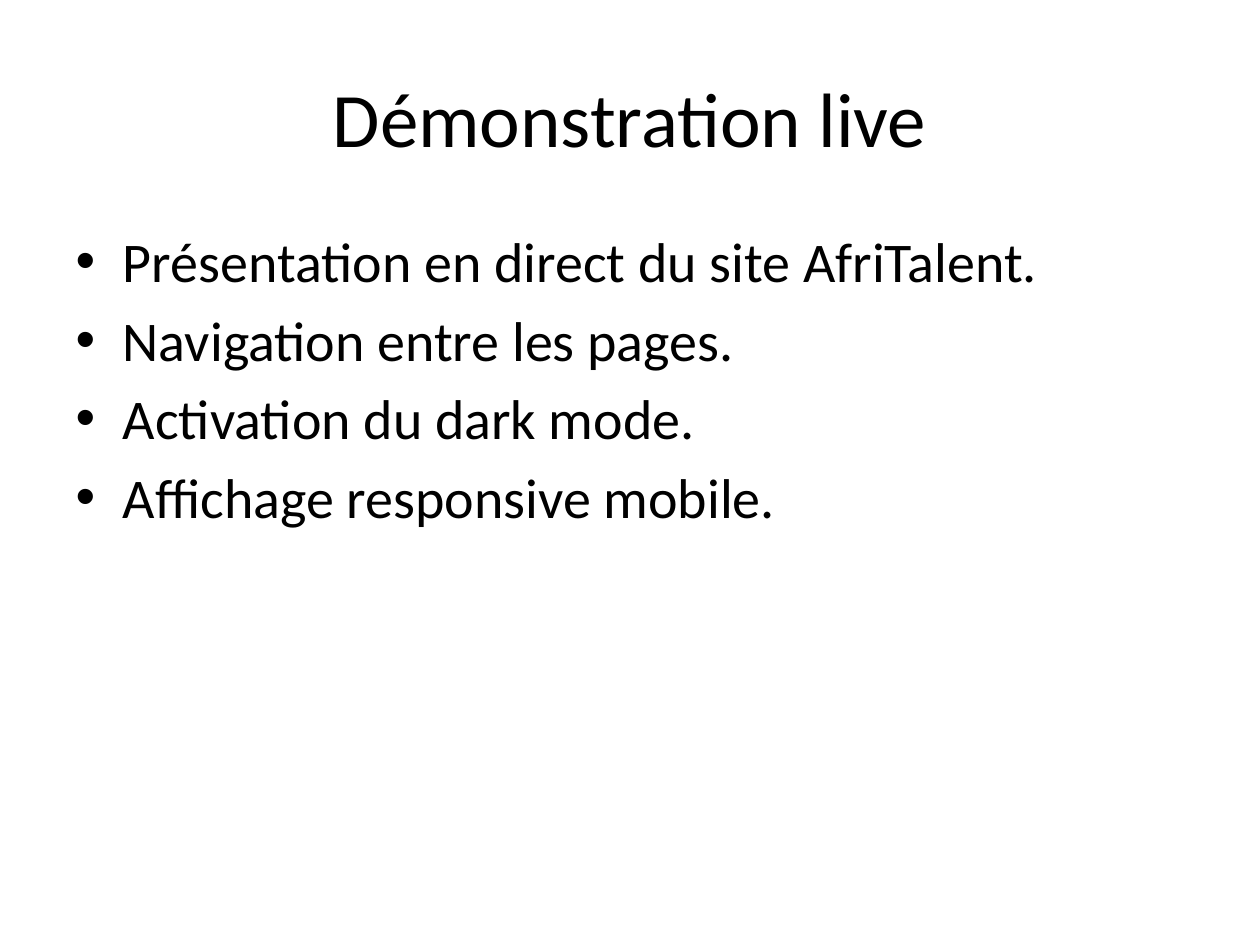
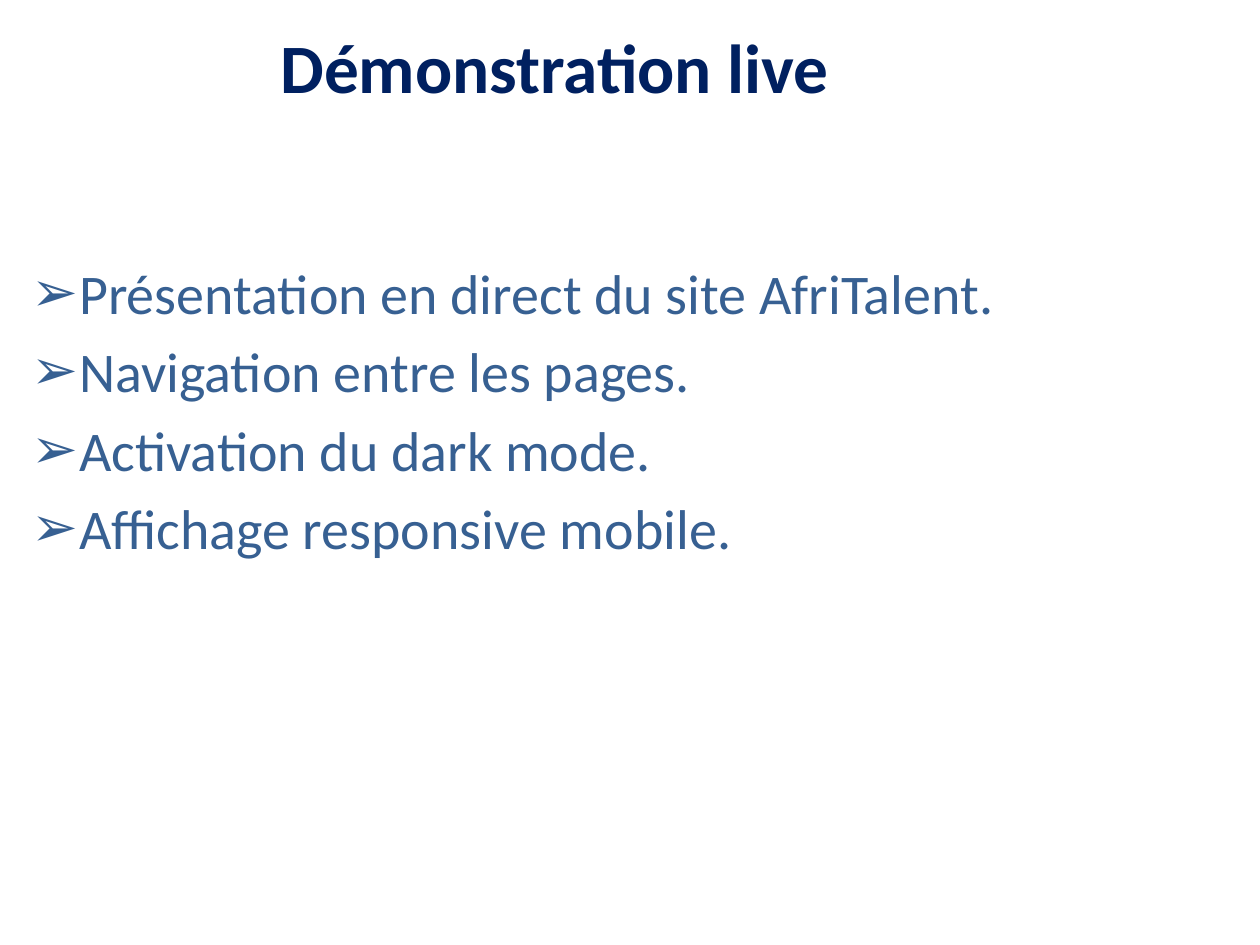
Before and after one commit to sophiesticated221/TIMERA-OUMOULKHAIRI-AfriTalent, a slide deck: slide 13 of docs/TIMERA_OUMOULKHAIRI_Presentation.pptx. Drawn at 1260x945 pixels with LibreOffice and Linux fonts; fonts in the diff are those of the drawing. Boxes give left, top, right and bottom in pixels: in the first picture for what was removed or moved away, otherwise in the second. Text is boxed around its words. In the diff, an @@ line names an element or a change of style, - is before the commit and + after.

```diff
--- a/docs/TIMERA_OUMOULKHAIRI_Presentation.pptx
+++ b/docs/TIMERA_OUMOULKHAIRI_Presentation.pptx
@@ title "Démonstration live": place and size @@
-title "Démonstration live" at (333,93,927,148)
+title "Démonstration live" at (280,44,829,94)
@@ title "Démonstration live" at (280,44,829,94): size 44 to 39.6 pt, text colour #000000 to #002060, bold on @@
@@ text "Présentation en direct du site ...": place and size @@
-text "Présentation en direct du site ..." at (123,243,1037,528)
+text "Présentation en direct du site ..." at (79,275,993,559)
@@ text "Présentation en direct du site ..." at (79,275,993,559): text colour #000000 to #376092; bullet • to ➢ @@
```
Also in this commit, not shown: 14 other slides changed.
